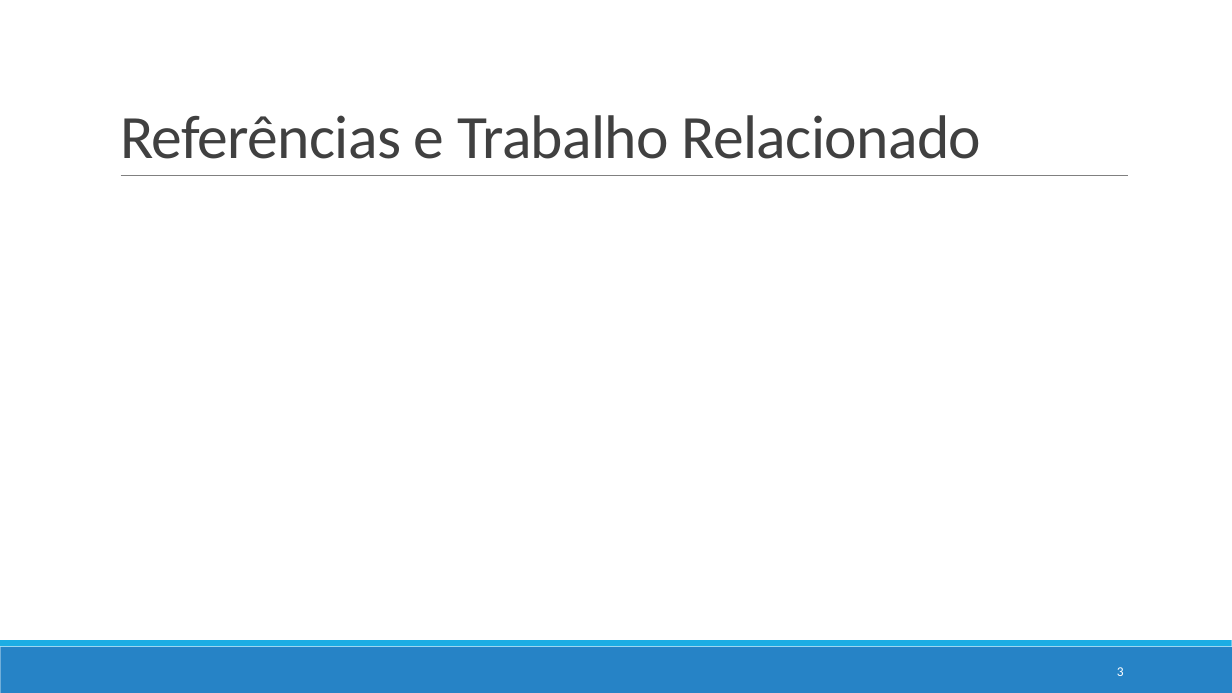
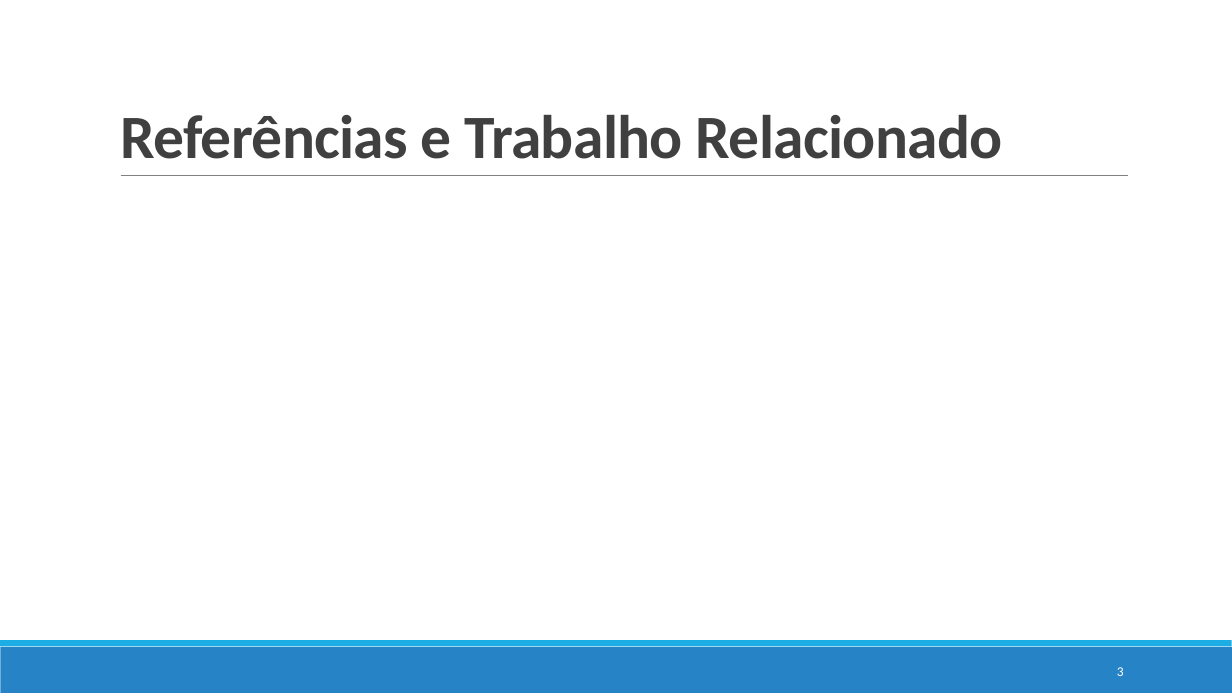
Before and after one commit to pedrovponte/IART-g39, a slide deck: slide 3 of proj2/docs/checkpoint.pptx. Drawn at 1232x693 pixels with LibreOffice and Linux fonts; fonts in the diff are those of the drawing. Boxes give left, top, right and bottom in pixels: in the first picture for what was removed or moved away, otherwise in the second. Text is boxed around its words. In the diff, an @@ line names an element or a change of style, - is before the commit and + after.

```diff
--- a/proj2/docs/checkpoint.pptx
+++ b/proj2/docs/checkpoint.pptx
@@ title "Referências e Trabalho Relacionado" at <box>120,115,1003,159</box>: bold on @@
```
Also in this commit, not shown: 4 other slides changed.
